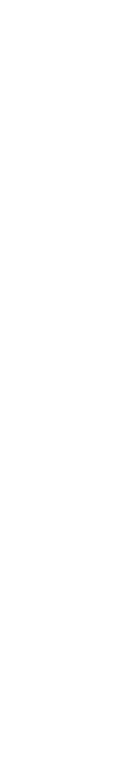
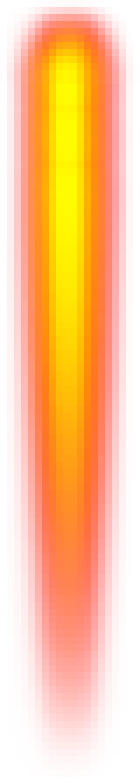
The second 140 x 784 image is a revision of the first. Changes to its layers:
added layer "colored" above "Hintergrund-Kopie#1" over 7, 0, 133, 777
